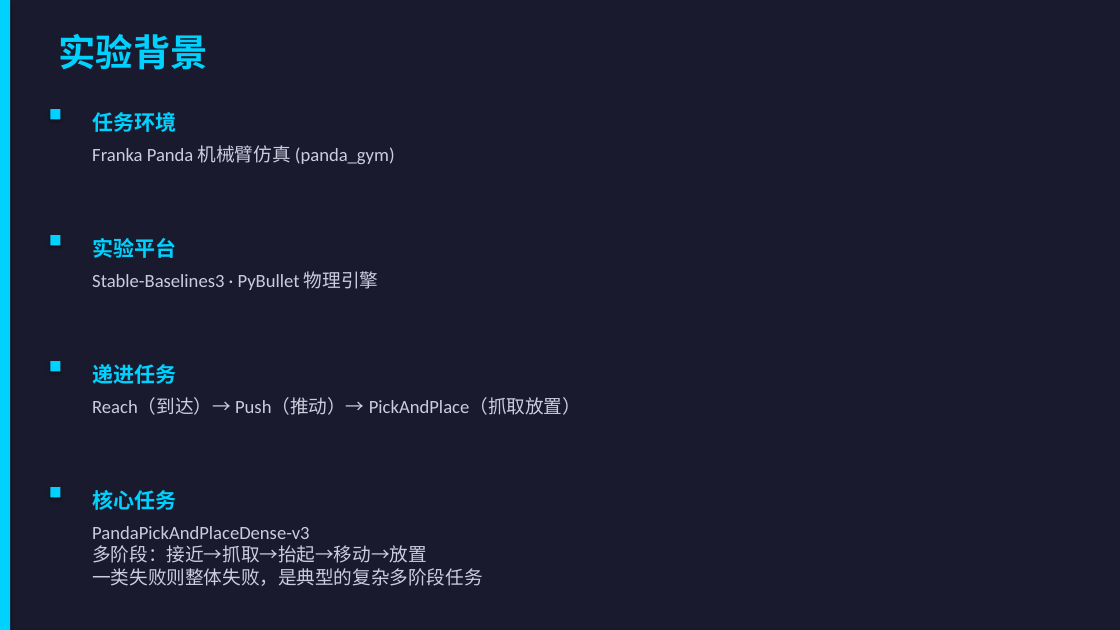
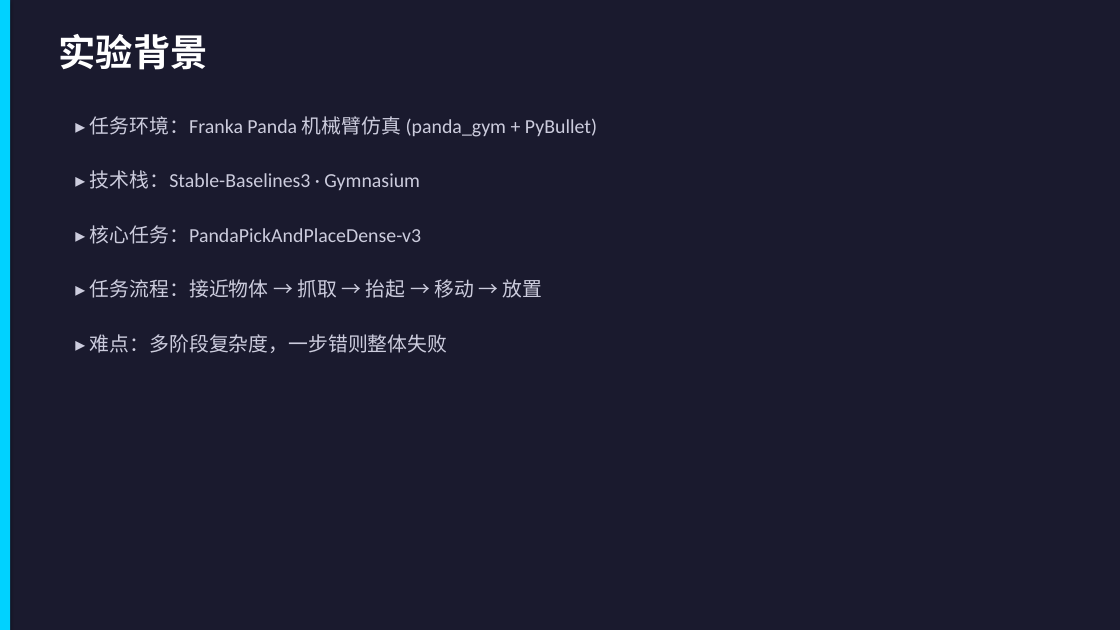
Before and after one commit to baobaolong777/RLStudy, a slide deck: slide 2 of 汇报PPT_PPO_vs_SAC_HER.pptx. Drawn at 1120x630 pixels with LibreOffice and Linux fonts; fonts in the diff are those of the drawing. Boxes give left, top, right and bottom in pixels: in the first picture for what was removed or moved away, otherwise in the second. Text is boxed around its words. In the diff, an @@ line names an element or a change of style, - is before the commit and + after.

```diff
--- a/汇报PPT_PPO_vs_SAC_HER.pptx
+++ b/汇报PPT_PPO_vs_SAC_HER.pptx
@@ text "实验背景" at (59, 34, 208, 70): text colour #00D2FF to #FFFFFF @@
@@ rectangle removed at (50, 109, 60, 119) @@
@@ text at (90, 116, 597, 137): text changed; size 16 to 17 pt @@
-Franka Panda 机械臂仿真 (panda_gym)
+▸ 任务环境：Franka Panda 机械臂仿真 (panda_gym + PyBullet)
@@ text removed at (92, 112, 176, 132) @@
-任务环境
@@ text added at (90, 170, 420, 190), 17 pt, text #CCCCDD @@
+▸ 技术栈：Stable-Baselines3 · Gymnasium
@@ rectangle removed at (50, 235, 60, 245) @@
@@ text at (90, 225, 421, 244): text changed; size 18 to 17 pt; text colour #00D2FF to #CCCCDD; bold off @@
-核心任务
+▸ 核心任务：PandaPickAndPlaceDense-v3
@@ text removed at (92, 238, 176, 258) @@
-实验平台
@@ text added at (90, 279, 543, 298), 17 pt, text #CCCCDD @@
+▸ 任务流程：接近物体 → 抓取 → 抬起 → 移动 → 放置
@@ text removed at (92, 271, 378, 290) @@
-Stable-Baselines3 · PyBullet 物理引擎
@@ text added at (90, 334, 448, 353), 17 pt, text #CCCCDD @@
+▸ 难点：多阶段复杂度，一步错则整体失败
@@ rectangle removed at (50, 361, 60, 371) @@
@@ text removed at (92, 364, 176, 384) @@
-递进任务
@@ text removed at (92, 398, 581, 415) @@
-Reach（到达）→ Push（推动）→ PickAndPlace（抓取放置）
@@ rectangle removed at (50, 487, 60, 497) @@
@@ text removed at (92, 526, 483, 586) @@
-PandaPickAndPlaceDense-v3
-多阶段：接近→抓取→抬起→移动→放置
-一类失败则整体失败，是典型的复杂多阶段任务
```
Also in this commit, not shown: 4 other slides changed, 6 slides added, 3 slides removed, 1 other file.
